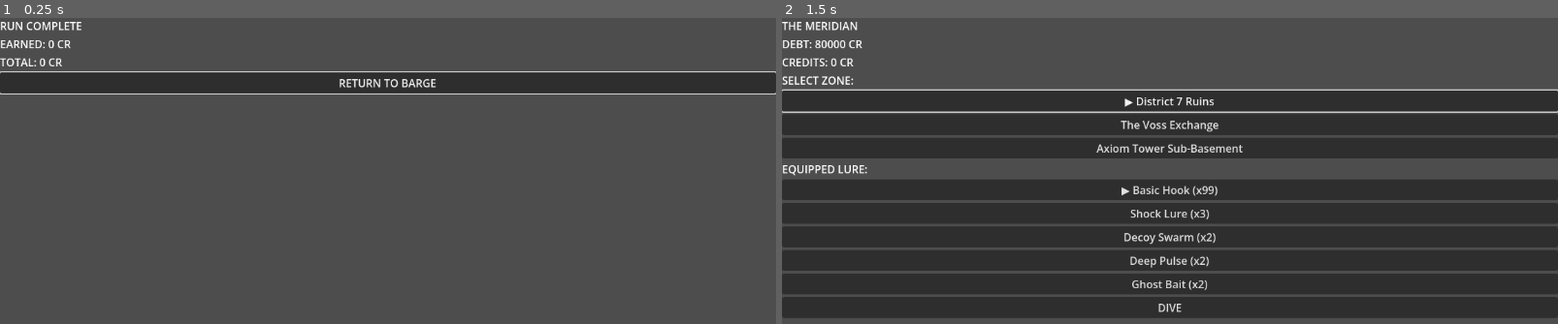
Above: before the commit, frames 1-2 (left to right).
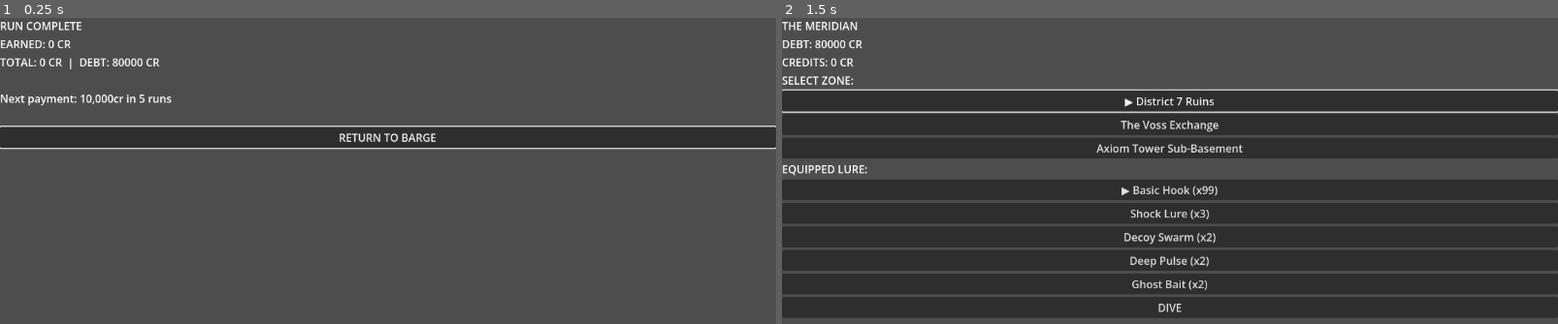
Above: after the commit, the same moments.

Repository: Teeohbee/deadcast
Game: Godot game, scene res://scenes/ui/PostRun.tscn
Same seed, same stepped clock (60 frames per second), same inputs: the game is played once before the commit and once after it. This scene is started directly instead of the project's main scene.
Inputs (mouse positions are in pixels of both pictures, inside the frame that each line leads up to):
- Up to frame 1 (0.25 s): no input
- Up to frame 2 (1.5 s): move the mouse to (1340, 213) at 0.52 s; hold J (action_slack) 0.53-1.25 s; click (1340, 213) at 0.67 s; click "RETURN TO BARGE" at 1.25 s

The runs differ from the first frame. In frame 1, 15% of the frame differs, in the area x 0-100%, y 12-44%; in frame 2, nothing differs.

Commit message:
feat: PostRun shows debt status, pressure level, and freezer summary

Diff:
--- a/scenes/ui/PostRun.gd
+++ b/scenes/ui/PostRun.gd
@@ -4,18 +4,45 @@
 @onready var result_label: Label = $VBoxContainer/ResultLabel
 @onready var run_credits_label: Label = $VBoxContainer/RunCreditsLabel
 @onready var total_credits_label: Label = $VBoxContainer/TotalCreditsLabel
+@onready var debt_label: Label = $VBoxContainer/DebtLabel
+@onready var payment_label: Label = $VBoxContainer/PaymentLabel
+@onready var freezer_label: Label = $VBoxContainer/FreezerLabel
 @onready var return_button: Button = $VBoxContainer/ReturnButton
 
 func _ready() -> void:
 	return_button.pressed.connect(_on_return_pressed)
 	return_button.focus_mode = Control.FOCUS_ALL
 	return_button.grab_focus()
+
 	var result = GameState.last_run_result
 	var snapped = result.get("snapped", false)
 	var earned = result.get("credits", 0)
+	var bio = result.get("bio_credits", 0)
+
 	result_label.text = "LINE SNAPPED" if snapped else "RUN COMPLETE"
 	run_credits_label.text = "EARNED: %d CR" % earned
-	total_credits_label.text = "TOTAL: %d CR" % GameState.credits
+	total_credits_label.text = "TOTAL: %d CR  |  DEBT: %d CR" % [GameState.credits, GameState.debt]
+
+	if GameState.victory:
+		debt_label.text = "DEBT CLEARED. THE MERIDIAN IS YOURS."
+	else:
+		var runs_to_payment = 5 - GameState.runs_since_payment
+		if GameState.pressure_level == 0:
+			payment_label.text = "Next payment: 10,000cr in %d run%s" % [runs_to_payment, "s" if runs_to_payment != 1 else ""]
+		else:
+			payment_label.text = "PRESSURE %d — %s" % [GameState.pressure_level, _pressure_label(GameState.pressure_level)]
+
+	if bio > 0:
+		freezer_label.text = "BIO catches stored in Freezer: %d CR" % bio
+
+func _pressure_label(level: int) -> String:
+	match level:
+		1: return "Marta is watching."
+		2: return "Vendor prices up 20%."
+		3: return "Okeke won't deal with you."
+		4: return "Debt collector is coming."
+		5: return "FORCED SURRENDER."
+		_: return ""
 
 func _on_return_pressed() -> void:
 	get_tree().change_scene_to_file("res://scenes/barge_hub/BargeHub.tscn")
--- a/scenes/ui/PostRun.tscn
+++ b/scenes/ui/PostRun.tscn
@@ -24,5 +24,14 @@
 [node name="TotalCreditsLabel" type="Label" parent="VBoxContainer"]
 text = "TOTAL: 0 CR"
 
+[node name="DebtLabel" type="Label" parent="VBoxContainer"]
+text = ""
+
+[node name="PaymentLabel" type="Label" parent="VBoxContainer"]
+text = ""
+
+[node name="FreezerLabel" type="Label" parent="VBoxContainer"]
+text = ""
+
 [node name="ReturnButton" type="Button" parent="VBoxContainer"]
 text = "RETURN TO BARGE"
